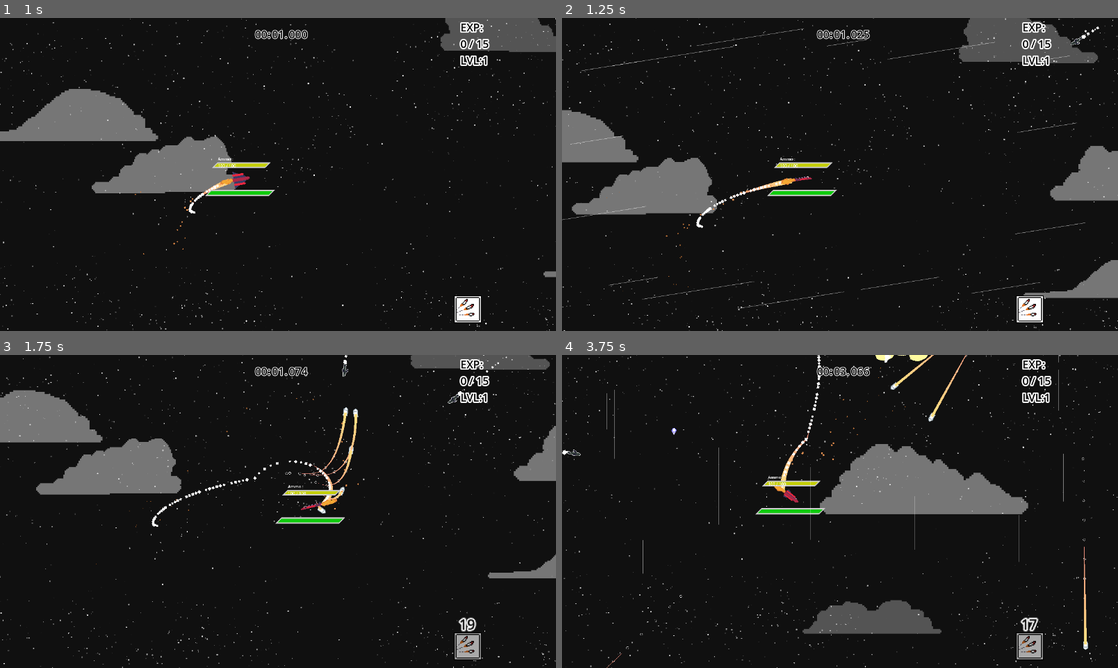
Above: before the commit, frames 1-4 (two rows, left to right).
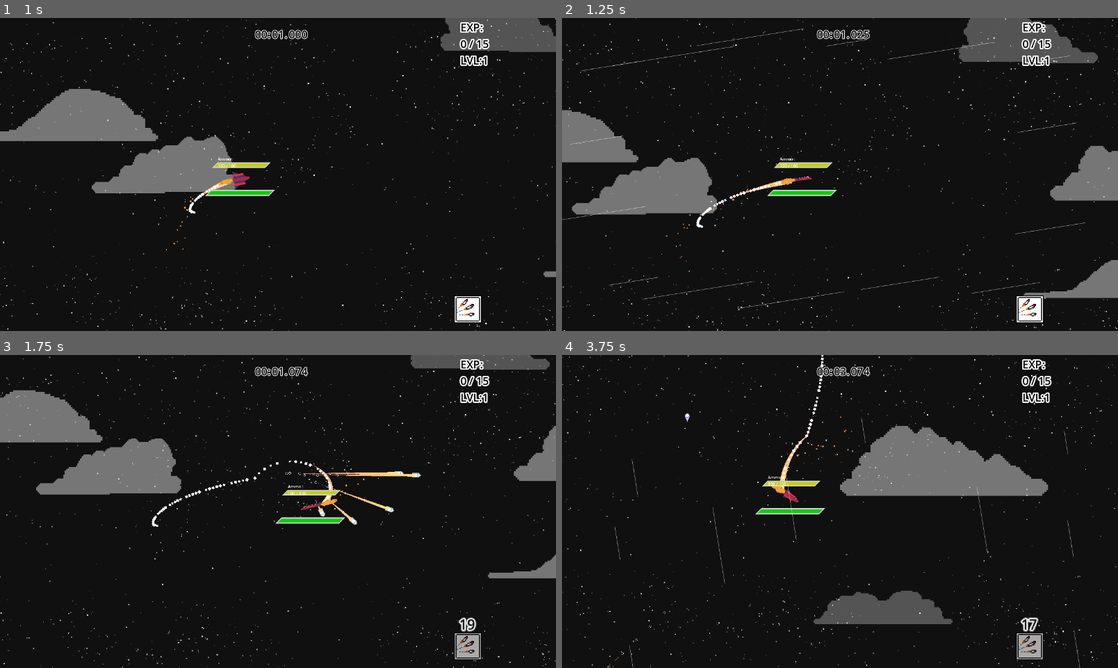
Above: after the commit, the same moments.

Repository: DinoStarBros/Dumby-steals-a-warplane
Game: Godot game, scene res://game_screens/game/game.tscn
Same seed, same stepped clock (60 frames per second), same inputs: the game is played once before the commit and once after it.
Inputs (mouse positions are in pixels of both pictures, inside the frame that each line leads up to):
- Up to frame 1 (1 s): move the mouse to (400, 158) at 0.52 s; hold Space (accelerate) from 0.53 s (still down); right-click (400, 158) at 0.6 s
- Up to frame 2 (1.25 s): keep holding Space (accelerate)
- Up to frame 3 (1.75 s): keep holding Space (accelerate); move the mouse to (166, 527) at 1.27 s; tap 1 (Ability1) at 1.35 s; right-click (166, 527) at 1.55 s
- Up to frame 4 (3.75 s): move the mouse to (895, 442) at 2.02 s; release Space (accelerate) at 2.03 s; tap 2 (Ability2) at 2.1 s; right-click (895, 442) at 2.3 s; move the mouse to (812, 574) at 2.77 s; hold Space (accelerate) from 2.78 s (still down); tap 3 (Ability3) at 2.85 s; right-click (812, 574) at 3.05 s; move the mouse to (1006, 558) at 3.52 s; right-click (1006, 558) at 3.6 s

Frame 1 is identical in both runs. In frame 2, less than 0.1% of the frame differs, in the area x 91-97%, y 2-9%; in frame 3, 0.8%; in frame 4, 8.5%, in the area x 0-100%, y 0-100%.
Error in both runs: Invalid access to property or key 'usable' on a base object of type 'Nil'. (res://abilities/ability_slot/ability_slot.gd:10)

Commit message:
Rotation Component Done
Finished the rotation component, now it's modular for all entities needing it, export variables, turn speed, thing to rotate

Diff:
--- a/CompositionStuff/Rotation/rotation_component.gd
+++ b/CompositionStuff/Rotation/rotation_component.gd
@@ -1,2 +1,31 @@
 extends Node2D
 class_name RotationComponent
+
+@export var turn_speed : float = 7 ## How fast the plane can turn to face the mouse / aim
+@export var thing_to_rotate : Node2D
+var plane_sprite_rotation_degrees : float ## Used for determining the frame for the ship sprite
+var direction : Vector2 = Vector2.ZERO ## The vector of the rotation of the rotated node
+var rot_deg_change : float
+
+func plane_rotation_handling(delta: float, desired_target: Vector2)->void:
+
+	look_at(desired_target)
+	var desired_rotation : float = rotation_degrees
+
+	rot_deg_change = (
+		desired_rotation - thing_to_rotate.rotation_degrees
+		) * turn_speed
+
+	if plane_sprite_rotation_degrees > 180:
+		plane_sprite_rotation_degrees = -180
+	if plane_sprite_rotation_degrees < -180:
+		plane_sprite_rotation_degrees = 180
+
+	thing_to_rotate.rotation_degrees += rot_deg_change * delta
+	# Sets the rotation of the node you want rotated
+	# Affected by the gradual turning speed stuff
+
+	plane_sprite_rotation_degrees += rot_deg_change * delta
+
+	direction.x = cos(thing_to_rotate.rotation)
+	direction.y = sin(thing_to_rotate.rotation)
--- a/entities/dumby/dumby.gd
+++ b/entities/dumby/dumby.gd
@@ -29,11 +29,14 @@
 
 	half_viewport = get_viewport_rect().size / 2.0
 
-	dir_to_mouse = dir_plane
+	dir_to_mouse = global_position.direction_to(get_global_mouse_position())
 	dist_to_mouse = global_position.distance_to(get_global_mouse_position())
 
-	velocity_component.other_velocity_handle(delta, dir_to_mouse, accelerating)
-
+	velocity_component.other_velocity_handle(delta, dir_plane, accelerating)
+	if controller:
+		rotation_component.plane_rotation_handling(delta, global_position + (controller_joypad_vector * 50))
+	else:
+		rotation_component.plane_rotation_handling(delta, get_global_mouse_position())
 
 	if accelerating:
 		if not %jet.playing:
@@ -46,7 +49,9 @@
 	else:
 		accelerating = Input.is_action_pressed("accelerate")
 
-	plane_rotation_handling(delta)
+
+
+	dir_plane = rotation_component.direction
 
 	if accelerating:
 
@@ -57,9 +62,10 @@
 		accelerate_time = 0
 
 var aim_position : Vector2
+var dir_plane : Vector2
 func _unhandled_input(event: InputEvent) -> void: ## For camera aiming, dynamic camera follow mouse
 	if controller:
-		aim_position = dir_to_mouse * half_viewport * left_joystick_length
+		aim_position = dir_plane * half_viewport * left_joystick_length
 		%Crosshair.position = aim_position
 	else:
 		if event is InputEventMouseMotion:
@@ -85,32 +91,35 @@
 @onready var dir_to_m: Node2D = %dir_to_turn
 @onready var dir_to_plane_sprite: Node2D = %dir_to_plane_sprite
 
+@export var controller : bool = false ## Set to true if using controller, false if Mouse
+
+@export var turn_speed : float = 7 ## How fast the plane can turn to face the mouse / aim
+@export var thing_to_rotate : Node2D
+var plane_sprite_rotation_degrees : float ## Used for determining the frame for the ship sprite
+var direction : Vector2 = Vector2.ZERO ## The vector of the rotation of the rotated node
 var rot_deg_change : float
-@export var turn_speed : float = 7 ## How fast the plane can turn to face the mouse / aim
-var dir_plane : Vector2
+func plane_rotation_handling(delta: float, desired_target: Vector2)->void:
 
-@export var controller : bool = false ## Set to true if using controller, false if Mouse
-func plane_rotation_handling(delta: float)->void:
-
-	if controller:
-		dir_to_m.look_at(global_position + (controller_joypad_vector * 50))
-	else:
-		dir_to_m.look_at(get_global_mouse_position())
+	dir_to_m.look_at(desired_target)
+	var desired_rotation : float = dir_to_m.rotation_degrees
 
 	rot_deg_change = (
-		dir_to_m.rotation_degrees - plane_sprite.rotation_degrees
+		desired_rotation - plane_sprite.rotation_degrees
 		) * turn_speed
 
-	if dir_to_plane_sprite.rotation_degrees > 180:
-		dir_to_plane_sprite.rotation_degrees = -180
-	if dir_to_plane_sprite.rotation_degrees < -180:
-		dir_to_plane_sprite.rotation_degrees = 180
+	if plane_sprite_rotation_degrees > 180:
+		plane_sprite_rotation_degrees = -180
+	if plane_sprite_rotation_degrees < -180:
+		plane_sprite_rotation_degrees = 180
 
-	plane_sprite.rotation_degrees += rot_deg_change * delta
-	dir_to_plane_sprite.rotation_degrees += rot_deg_change * delta
+	thing_to_rotate.rotation_degrees += rot_deg_change * delta
+	# Sets the rotation of the node you want rotated
+	# Affected by the gradual turning speed stuff
 
-	dir_plane.x = cos(plane_sprite.rotation)
-	dir_plane.y = sin(plane_sprite.rotation)
+	plane_sprite_rotation_degrees += rot_deg_change * delta
+
+	direction.x = cos(thing_to_rotate.rotation)
+	direction.y = sin(thing_to_rotate.rotation)
 
 func _on_exp_pickup_area_entered(area: Area2D) -> void:
 	if area is XpOrb:
--- a/entities/dumby/dumby.tscn
+++ b/entities/dumby/dumby.tscn
@@ -812,10 +812,11 @@
 &"roll": SubResource("Animation_4s3yb")
 }
 
-[node name="dumby" type="CharacterBody2D" groups=["Player"]]
+[node name="dumby" type="CharacterBody2D" node_paths=PackedStringArray("thing_to_rotate") groups=["Player"]]
 collision_layer = 4097
 collision_mask = 4097
 script = ExtResource("1_2ba6e")
+thing_to_rotate = NodePath("PlaneSprite")
 
 [node name="HurtboxComponent" parent="." node_paths=PackedStringArray("health_component", "ouchnim") instance=ExtResource("2_5wgoi")]
 unique_name_in_owner = true
@@ -846,8 +847,9 @@
 unique_name_in_owner = true
 trail_particles = NodePath("../PlaneSprite/trailparticle")
 
-[node name="RotationComponent" parent="." instance=ExtResource("5_dufc2")]
-unique_name_in_owner = true
+[node name="RotationComponent" parent="." node_paths=PackedStringArray("thing_to_rotate") instance=ExtResource("5_dufc2")]
+unique_name_in_owner = true
+thing_to_rotate = NodePath("../PlaneSprite")
 
 [node name="evade_box" type="Area2D" parent="."]
 collision_layer = 4
@@ -860,9 +862,6 @@
 disabled = true
 
 [node name="dir_to_turn" type="Node2D" parent="."]
-unique_name_in_owner = true
-
-[node name="dir_to_plane_sprite" type="Node2D" parent="."]
 unique_name_in_owner = true
 
 [node name="c" type="CollisionShape2D" parent="."]
--- a/entities/dumby/plane_sprite.gd
+++ b/entities/dumby/plane_sprite.gd
@@ -5,8 +5,11 @@
 @onready var p : Dumby = get_parent() ## Reference to the Parent Node, Dumby
 #@onready var dir_to_m: Node2D = %dir_to_m
 
+@onready var rotation_component: RotationComponent = %RotationComponent
+
 func _process(_delta: float) -> void:
-	var rot : float = p.dir_to_plane_sprite.rotation_degrees
+	#var rot : float = %PlaneSprite.rotation_degrees
+	var rot : float = rotation_component.plane_sprite_rotation_degrees
 	if p.rolling:
 		pass
 	else:
--- a/resources/waves/wave1.tres
+++ b/resources/waves/wave1.tres
@@ -10,6 +10,6 @@
 minimum_spawn_time = 0.5
 spawn_time_increment = 0.01
 enemy_limit = 10.0
-min_enemy_amount = 2
-max_enemy_amount = 3
+min_enemy_amount = 0
+max_enemy_amount = 0
 metadata/_custom_type_script = "uid://d1crhjsum6w1o"
